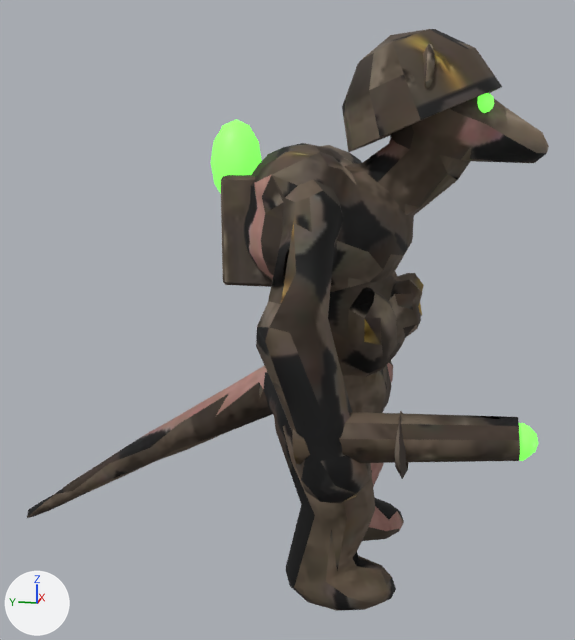
The glTF model assets/3d/monstres/ratcannon.glb as it was, and as the next commit left it.
Rendered twice from a 50 mm lens placed at (-0.541, -0.071, 0.324), pointed at (0.004, 0.038, 0.187). The axes (+X, +Y, +Z) are drawn at lower left. The lights are the same throughout. The first picture is the older version. Vertices at exactly the same position are counted once.

Objects in the first picture: 'canon_foudre_lueur', 'canon_foudre_peau'.
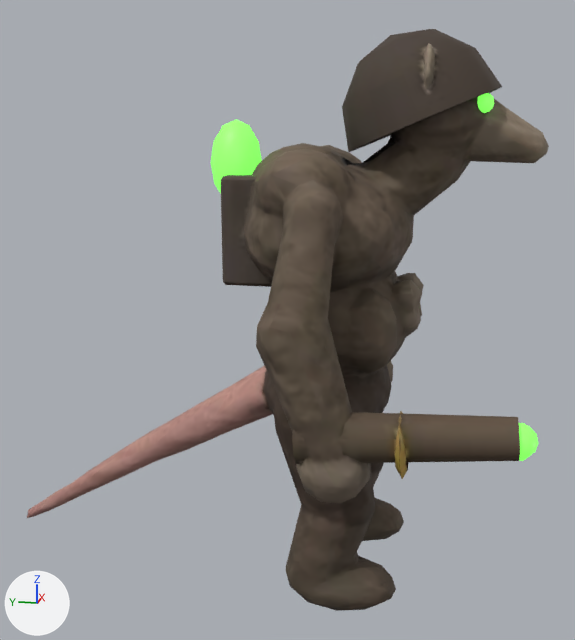
What differs and where, as boxes [x1, y1, x2, y2] in the pictures (575 x 640 px; the box of a moved part takes in the faces that stretch with it):
```json
{"part": 1, "of": "me_canon_foudre_peau", "change": "moved or reshaped", "before": [344, 131, 457, 240], "after": [344, 131, 457, 240]}
{"part": 2, "of": "me_canon_foudre_peau", "change": "moved or reshaped", "before": [29, 439, 150, 510], "after": [29, 439, 150, 510]}
{"part": 3, "of": "me_canon_foudre_peau", "change": "moved or reshaped", "before": [252, 148, 282, 175], "after": [252, 148, 282, 175]}
{"part": 4, "of": "me_canon_foudre_peau", "change": "moved or reshaped", "before": [199, 365, 266, 404], "after": [199, 365, 266, 404]}
{"part": 5, "of": "me_canon_foudre_peau", "change": "moved or reshaped", "before": [308, 309, 348, 446], "after": [308, 309, 348, 446]}
{"part": 6, "of": "me_canon_foudre_peau", "change": "surface changed", "before": [27, 29, 548, 611], "after": [27, 29, 548, 611]}
```

The change, as JSON lines over the scene's bpy script:
```json
{"block": "me_canon_foudre_peau", "where": "me_canon_foudre_peau.from_pydata(...)  # 975 vertices, 1930 faces; spans x -0.12..0.12, y -0.132..0.253, z -0.002..0.382"}
{"block": "me_canon_foudre_peau", "where": "# used by ob_canon_foudre_peau; location = (0.0, 0.0, 0.0)"}
{"block": "me_canon_foudre_peau", "change": "me_canon_foudre_peau part 1: 3 vertices moved from x -0.02..0.0, y -0.053..-0.044, z 0.264..0.271 to x -0.02..0.001, y -0.049..-0.044, z 0.264..0.269; 15 vertices removed from x -0.024..0.023, y -0.073..-0.017, z 0.282..0.353; 15 vertices added at x -0.028..0.023, y -0.074..-0.016, z 0.282..0.353"}
{"block": "me_canon_foudre_peau", "change": "me_canon_foudre_peau part 2: 2 vertices moved from x -0.007..0.0, y 0.176..0.198, z 0.057..0.069 to x -0.007..0.0, y 0.178..0.197, z 0.058..0.068; 7 vertices removed from x -0.003..0.006, y 0.174..0.24, z 0.027..0.071; 8 vertices added at x -0.003..0.006, y 0.165..0.239, z 0.028..0.078"}
{"block": "me_canon_foudre_peau", "change": "me_canon_foudre_peau part 3: 1 vertex moved from x 0.001, y 0.051, z 0.304 to x 0.004, y 0.05, z 0.304; 2 vertices removed from x 0.0..0.015, y 0.062..0.063, z 0.281..0.29; 2 vertices added at x 0.0..0.009, y 0.058..0.064, z 0.282..0.296"}
{"block": "me_canon_foudre_peau", "change": "me_canon_foudre_peau part 4: 2 vertices removed from x -0.002..0.007, y 0.077..0.078, z 0.136..0.137; 2 vertices added at x -0.002..0.006, y 0.076..0.079, z 0.136..0.139"}
{"block": "me_canon_foudre_peau", "change": "me_canon_foudre_peau part 5: 2 vertices removed from x -0.11..-0.105, y -0.011..-0.006, z 0.176..0.205; 1 vertex added at x -0.107, y -0.006, z 0.201"}
{"block": "me_canon_foudre_peau", "change": "me_canon_foudre_peau part 6: 1792 kept faces spanning x -0.12..0.12, y -0.132..0.253, z -0.002..0.382 get new texture (UV) coordinates"}
```
